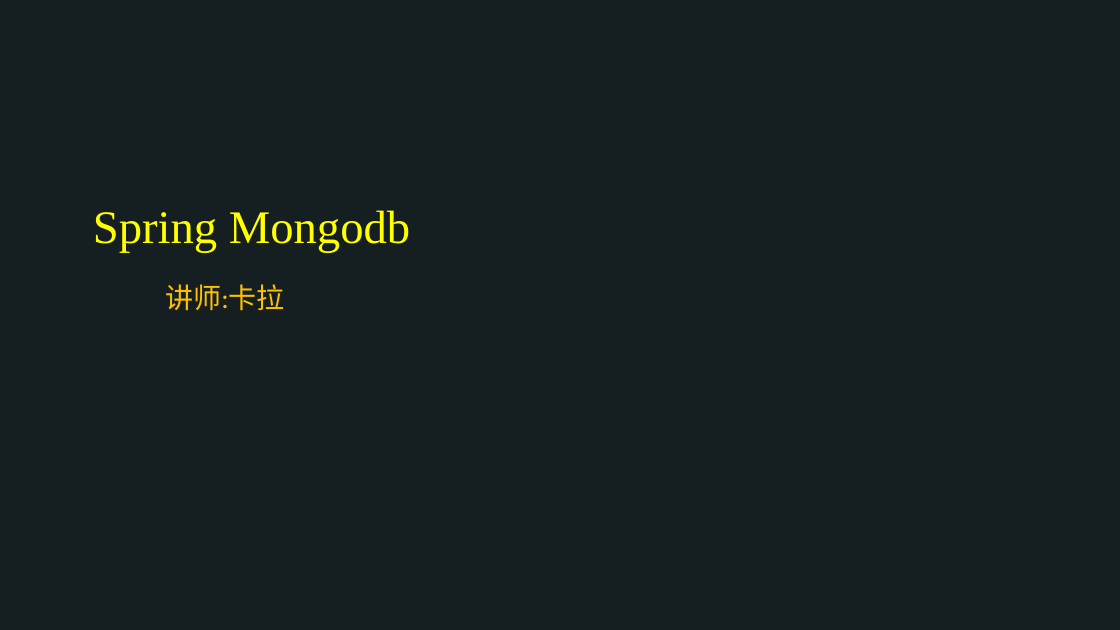
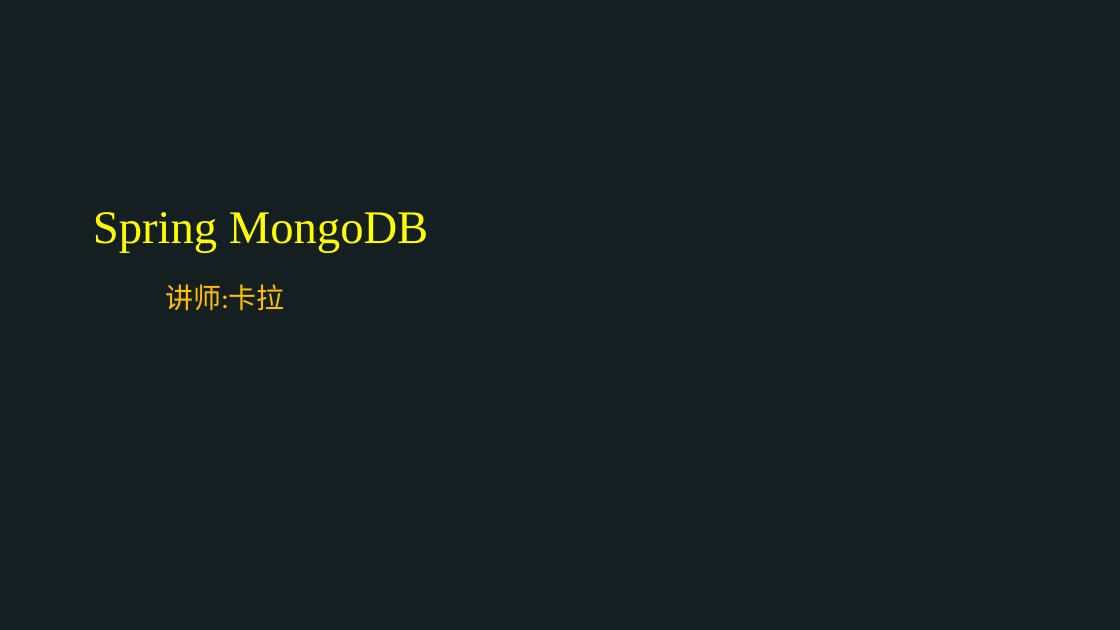
Before and after one commit to kawhii/mvc, a slide deck: slide 1 of document/lession/lession1/lession1.pptx. Drawn at 1120x630 pixels with LibreOffice and Linux fonts; fonts in the diff are those of the drawing; background and template pictures are left out. Boxes give left, top, right and bottom in pixels: in the first picture for what was removed or moved away, otherwise in the second. Text is boxed around its words. In the diff, an @@ line names an element or a change of style, - is before the commit and + after.

Commit message:
ppt1

```diff
--- a/document/lession/lession1/lession1.pptx
+++ b/document/lession/lession1/lession1.pptx
@@ title at (93,212,428,253): text changed @@
-Spring Mongodb
+Spring MongoDB
```
Also in this commit, not shown: 1 other slide changed, 1 slide added, 1 slide removed.
